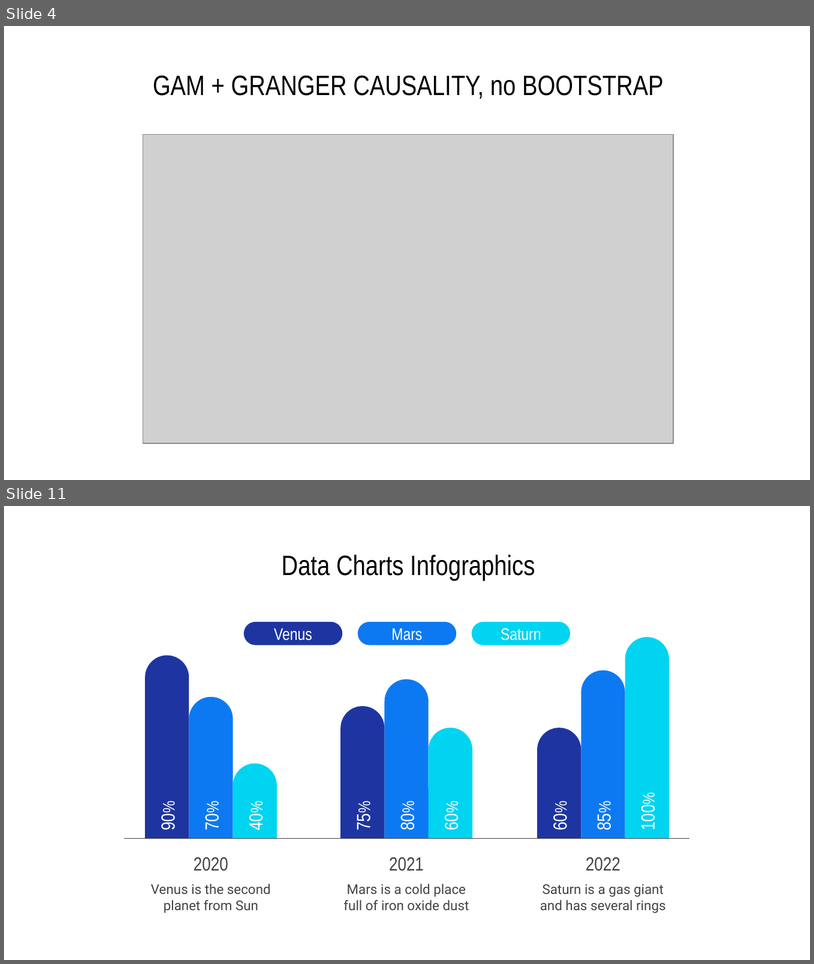
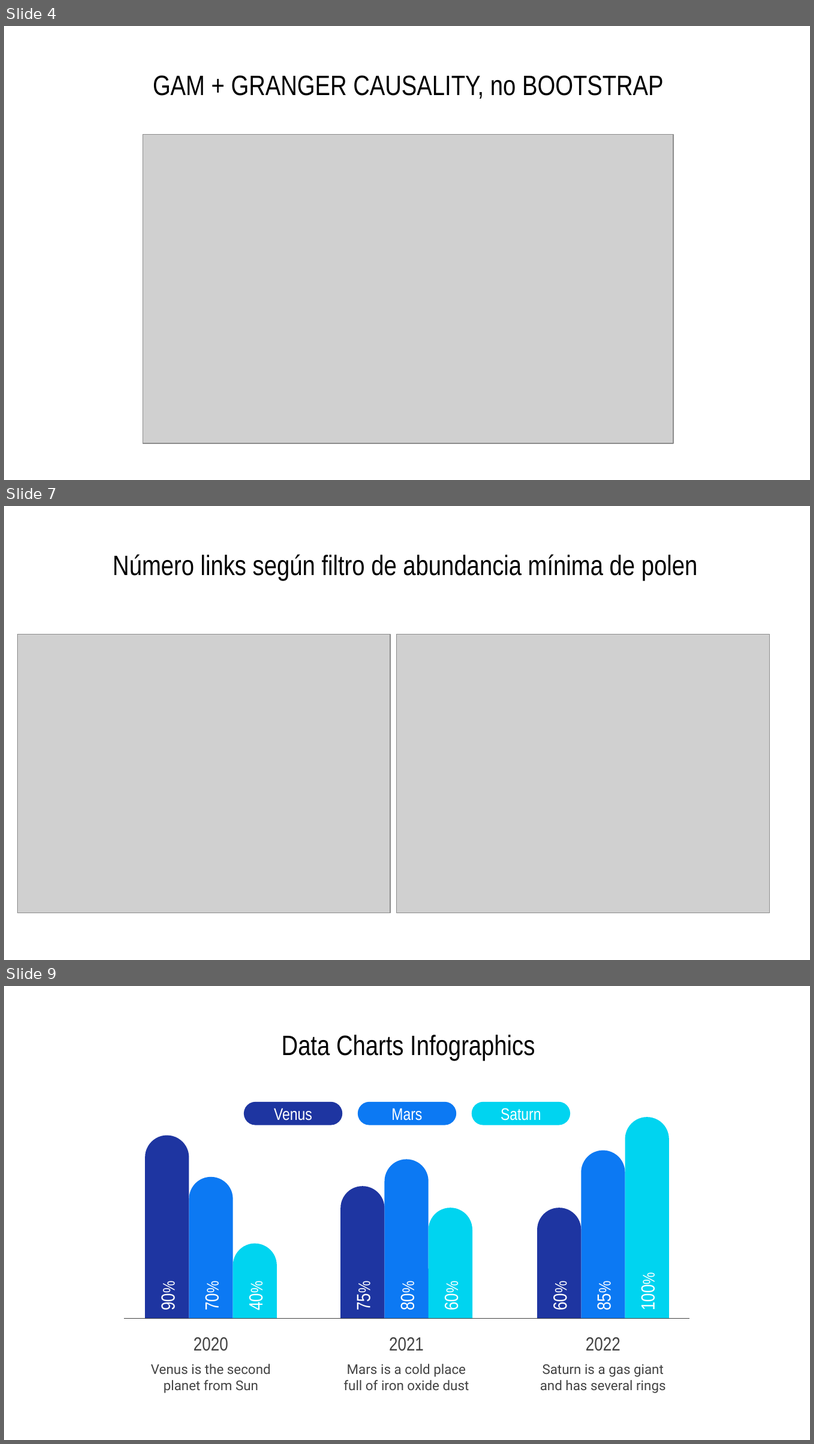
Before and after one commit to anacanoherranz/TFM, a slide deck: plots resumen resultados.pptx. Shown one above the other, each under a label of ours: slides 4 and 11 before the commit, slides 4, 7 and 9 after it; the slides between them are not shown. The pictures are 814x964 and 814x1444 pixels, drawn with LibreOffice and Linux fonts; fonts in the diff are those of the drawing; grey boxes stand for pictures. Boxes give left, top, right and bottom in pixels: in the first picture for what was removed or moved away, otherwise in the second. Text is boxed around its words. In the diff, an @@ line names an element or a change of style, - is before the commit and + after.

```diff
--- a/plots resumen resultados.pptx
+++ b/plots resumen resultados.pptx
@@ slide 7 added at (4,506,810,960), background #FFFFFF @@
@@ title added at (113,554,698,580), 25 pt, text #000000 @@
+Número links según filtro de abundancia mínima de polen
@@ picture added at (18,634,390,912) @@
@@ picture added at (397,634,770,912) @@
@@ what was slide 11 is now slide 9 @@
```
Also in this commit, not shown: 3 other slides added, 6 slides removed, 18 other files.
